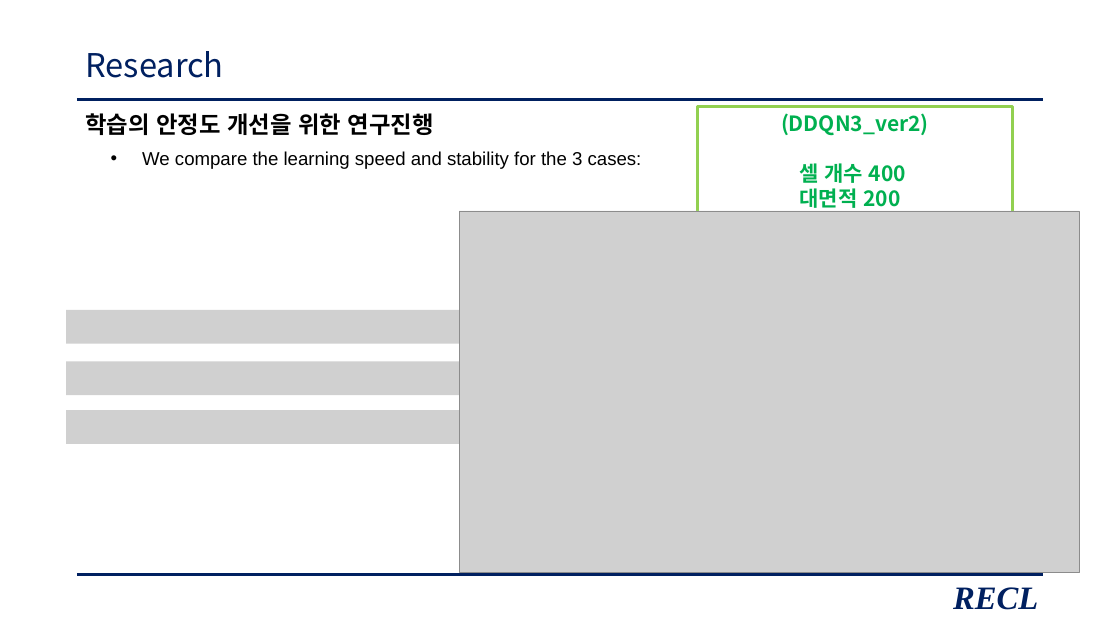
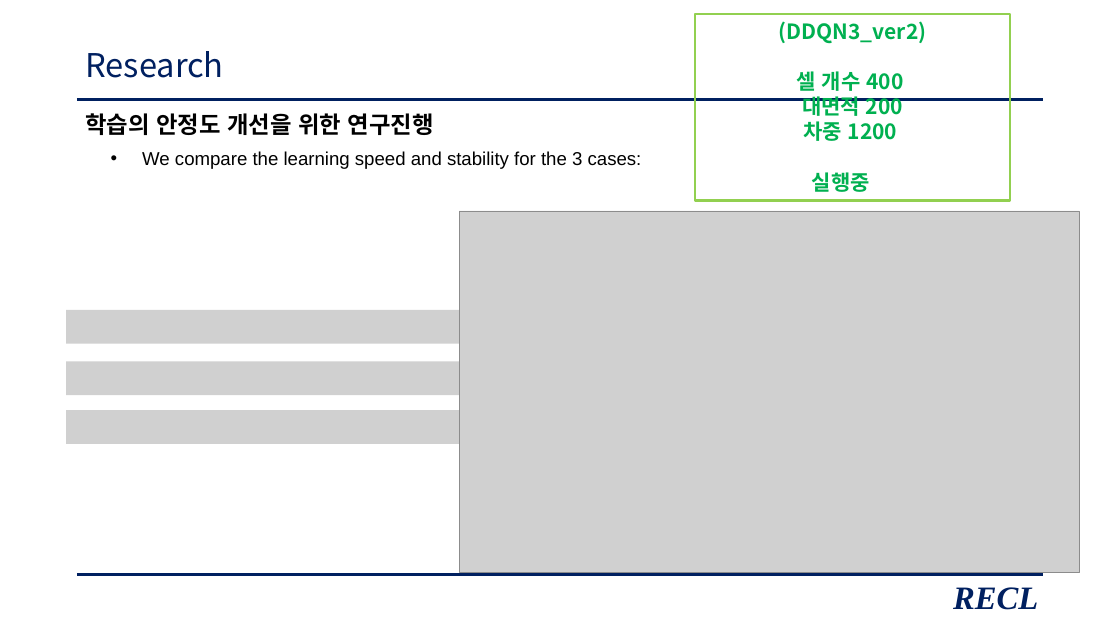
Before and after one commit to zidane89/experiment, a slide deck: slide 14 of 발표자료_중안2.pptx. Drawn at 1120x630 pixels with LibreOffice and Linux fonts; fonts in the diff are those of the drawing; grey boxes stand for pictures. Boxes give left, top, right and bottom in pixels: in the first picture for what was removed or moved away, otherwise in the second. Text is boxed around its words. In the diff, an @@ line names an element or a change of style, - is before the commit and + after.

```diff
--- a/발표자료_중안2.pptx
+++ b/발표자료_중안2.pptx
@@ rectangle "(DDQN3_ver2)" resized from (x1=697, y1=107, x2=1012, y2=217) to (x1=696, y1=14, x2=1011, y2=201) @@
@@ text in rectangle at (x1=803, y1=121, x2=898, y2=192): paragraphs added @@
+차중 1200
+실행중
```
Also in this commit, not shown: 2 other slides changed.
